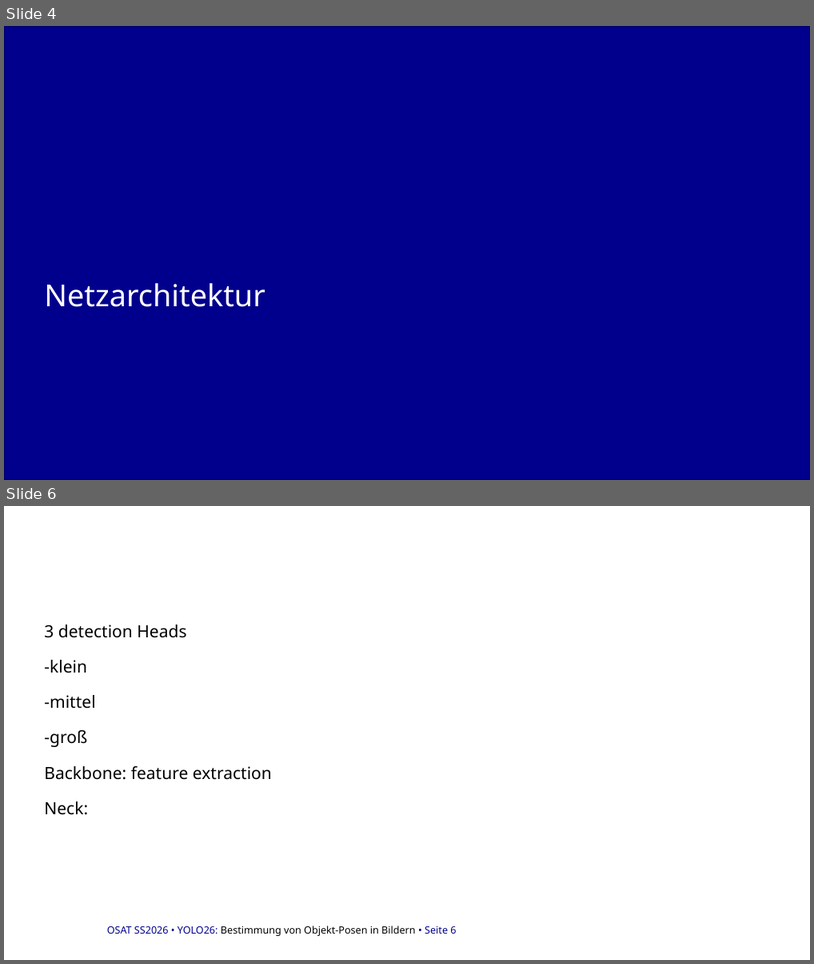
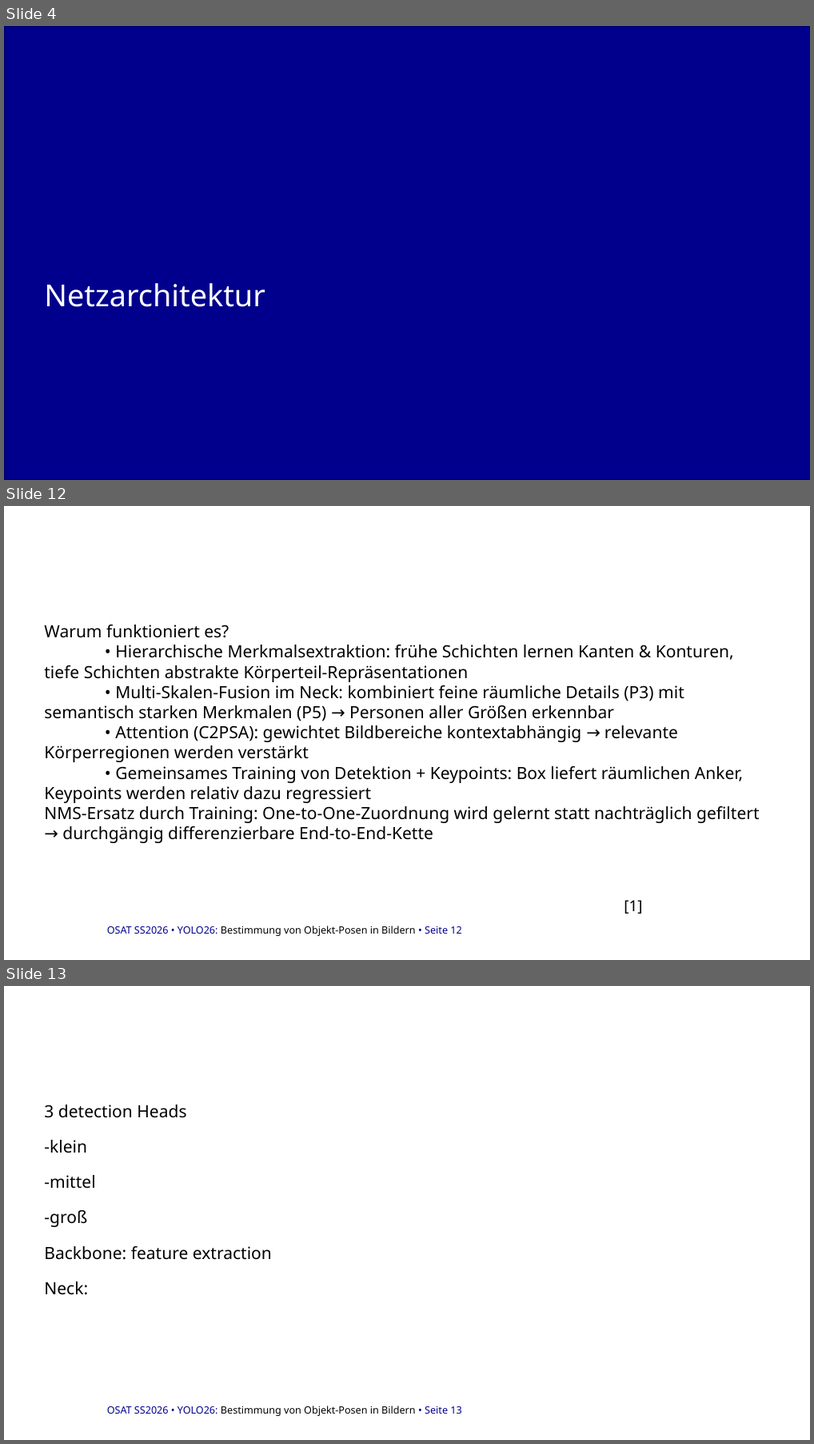
Before and after one commit to danhcon123/yolo_pose_estimation, a slide deck: docu/Verteidigung.pptx. Shown one above the other, each under a label of ours: slides 4 and 6 before the commit, slides 4, 12 and 13 after it; the slides between them are not shown. The pictures are 814x964 and 814x1444 pixels, drawn with LibreOffice and Linux fonts; fonts in the diff are those of the drawing; background and template pictures are left out. Boxes give left, top, right and bottom in pixels: in the first picture for what was removed or moved away, otherwise in the second. Text is boxed around its words. In the diff, an @@ line names an element or a change of style, - is before the commit and + after.

```diff
--- a/docu/Verteidigung.pptx
+++ b/docu/Verteidigung.pptx
@@ slide 12 added at (x1=4, y1=506, x2=810, y2=960), background #FFFFFF; not listed: 1 template element that a slide beside it also shows @@
@@ text added at (x1=44, y1=624, x2=760, y2=843), 20 pt, text #000000 @@
+Warum funktioniert es?
+• Hierarchische Merkmalsextraktion: frühe Schichten lernen Kanten & Konturen, tiefe Schichten abstrakte Körperteil-Repräsentationen
+• Multi-Skalen-Fusion im Neck: kombiniert feine räumliche Details (P3) mit semantisch starken Merkmalen (P5) → Personen aller Größen erkennbar
+• Attention (C2PSA): gewichtet Bildbereiche kontextabhängig → relevante Körperregionen werden verstärkt
+• Gemeinsames Training von Detektion + Keypoints: Box liefert räumlichen Anker, Keypoints werden relativ dazu regressiert
+NMS-Ersatz durch Training: One-to-One-Zuordnung wird gelernt statt nachträglich gefiltert → durchgängig differenzierbare End-to-End-Kette
@@ text added at (x1=624, y1=900, x2=642, y2=913), 18 pt, text #000000 @@
+[1]
@@ what was slide 6 is now slide 13 @@
@@ text at (x1=107, y1=1405, x2=462, y2=1416): text changed @@
-OSAT SS2026 • YOLO26: Bestimmung von Objekt-Posen in Bildern • Seite 6
+OSAT SS2026 • YOLO26: Bestimmung von Objekt-Posen in Bildern • Seite 13
```
Also in this commit, not shown: 2 slides changed, 7 other slides added, 2 other files.
